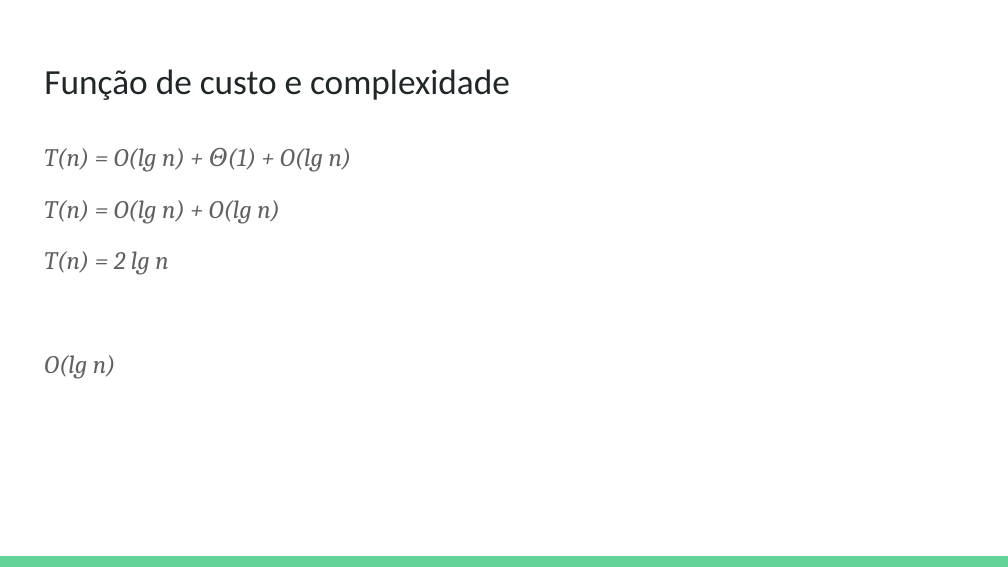
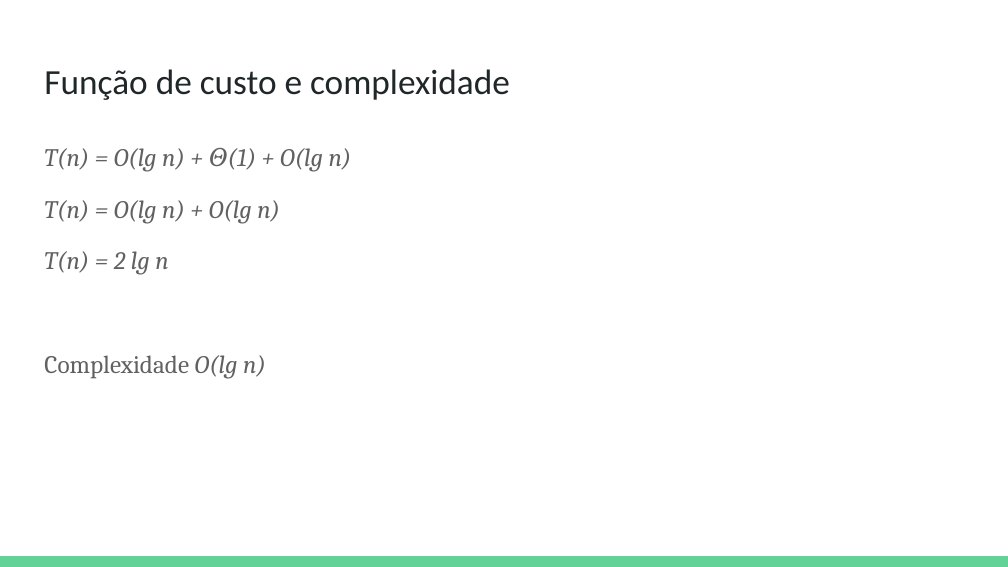
Before and after one commit to IlemSantos/IlemSantos_ws_AA_RR_2022, a slide deck: slide 9 of Seminário Apresentação.pptx. Drawn at 1008x567 pixels with LibreOffice and Linux fonts; fonts in the diff are those of the drawing. Boxes give left, top, right and bottom in pixels: in the first picture for what was removed or moved away, otherwise in the second. Text is boxed around its words. In the diff, an @@ line names an element or a change of style, - is before the commit and + after.

```diff
--- a/Seminário Apresentação.pptx
+++ b/Seminário Apresentação.pptx
@@ text at <box>44,355,266,379</box>: text changed; italic off @@
-O(lg n)
+Complexidade O(lg n)
```
Also in this commit, not shown: 1 other slide changed, 1 slide added, 1 slide removed, 5 other files.
